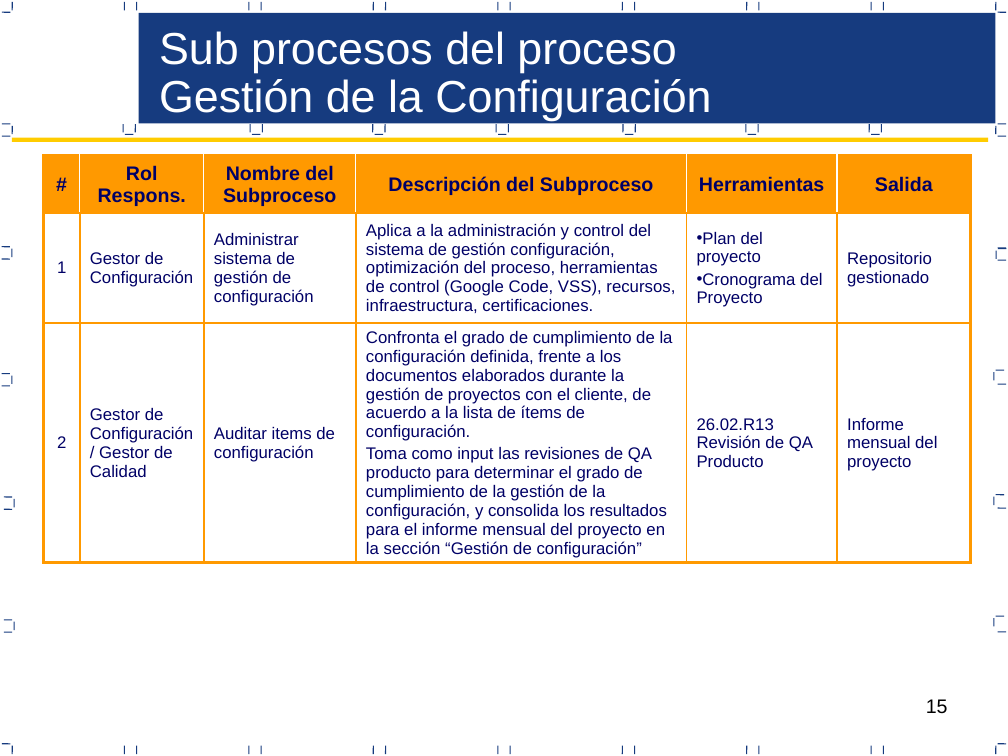
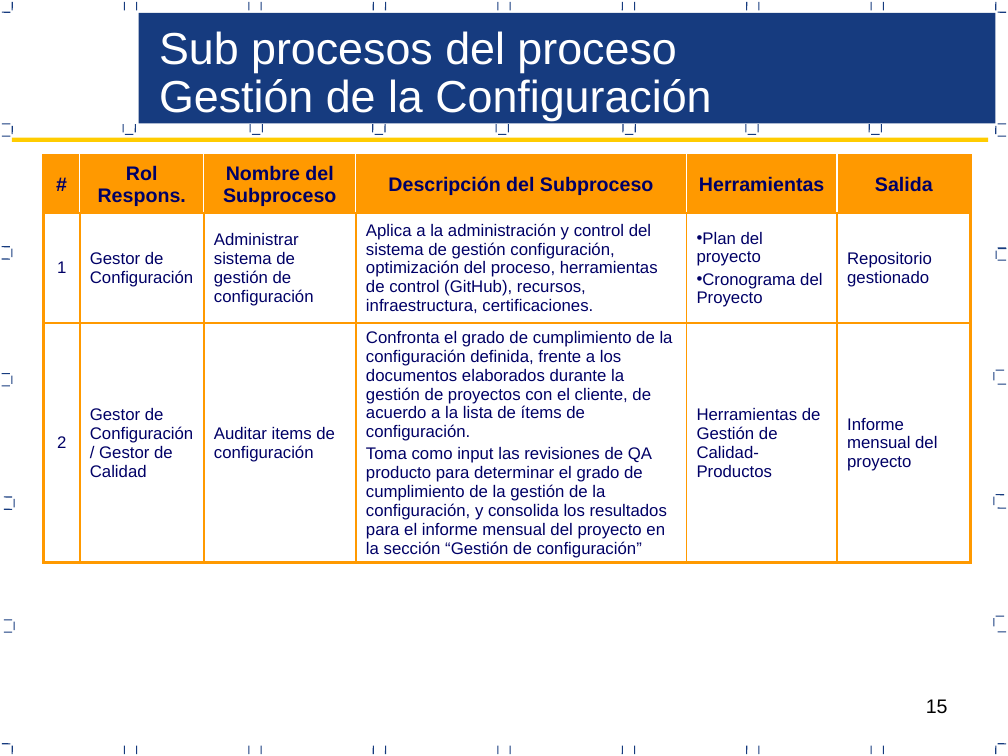
Before and after one commit to acporras/documentationStaradmin, a slide deck: slide 15 of Area de proceso CM/PGC_V1.0_2017.pptx. Drawn at 1008x756 pixels with LibreOffice and Linux fonts; fonts in the diff are those of the drawing. Boxes give left, top, right and bottom in pixels: in the first picture for what was removed or moved away, otherwise in the second. Text is boxed around its words. In the diff, an @@ line names an element or a change of style, - is before the commit and + after.

```diff
--- a/Area de proceso CM/PGC_V1.0_2017.pptx
+++ b/Area de proceso CM/PGC_V1.0_2017.pptx
@@ table at bbox=[43, 156, 971, 581] @@
-row 2, column 4: Aplica a la administración y control del sistema de gestión configuración, optimización del proceso, herramientas de control (Google Code, VSS), recursos, infraestructura, certificaciones.
+row 2, column 4: Aplica a la administración y control del sistema de gestión configuración, optimización del proceso, herramientas de control (GitHub), recursos, infraestructura, certificaciones.
-row 3, column 5: 26.02.R13 Revisión de QA Producto
+row 3, column 5: Herramientas de Gestión de Calidad-Productos
```
Also in this commit, not shown: 12 other slides changed, 10 other files.
